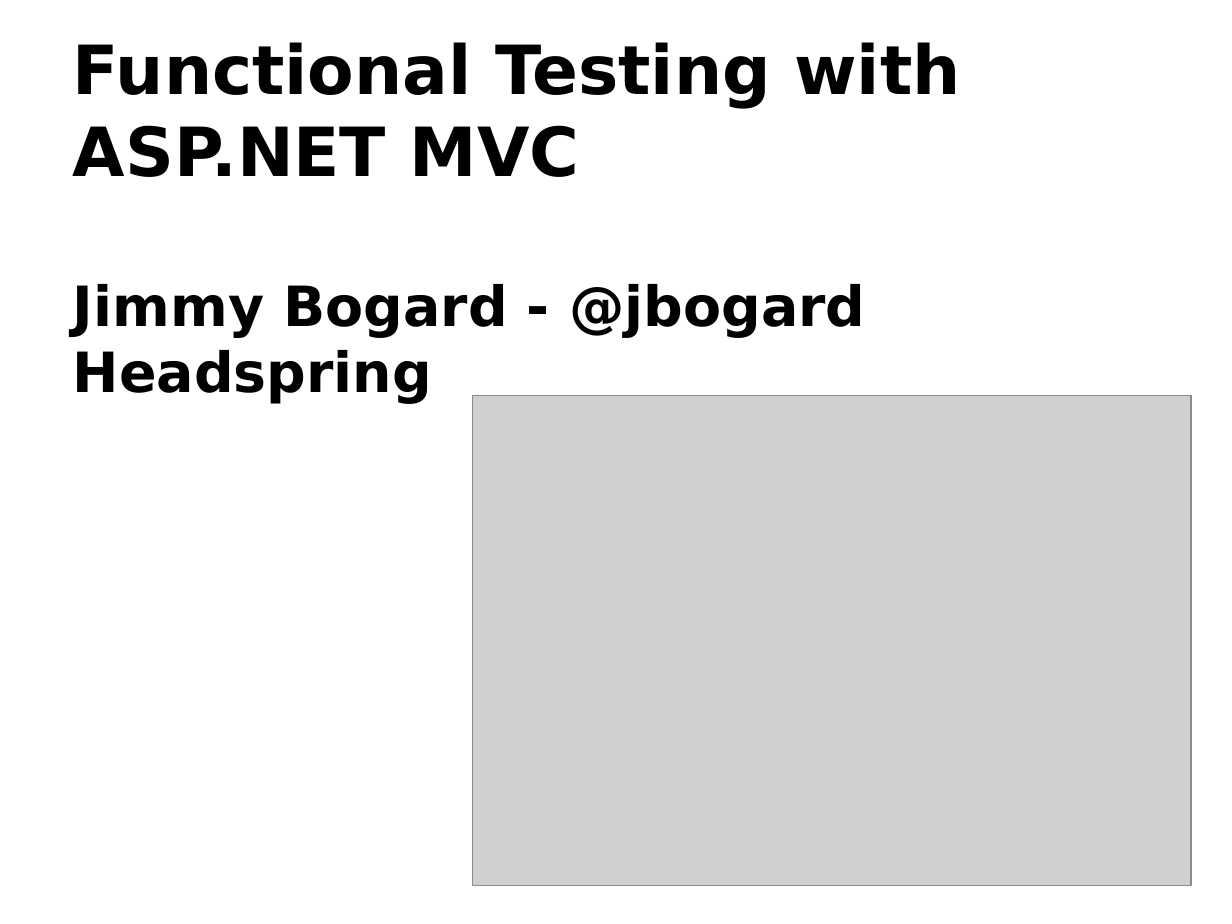
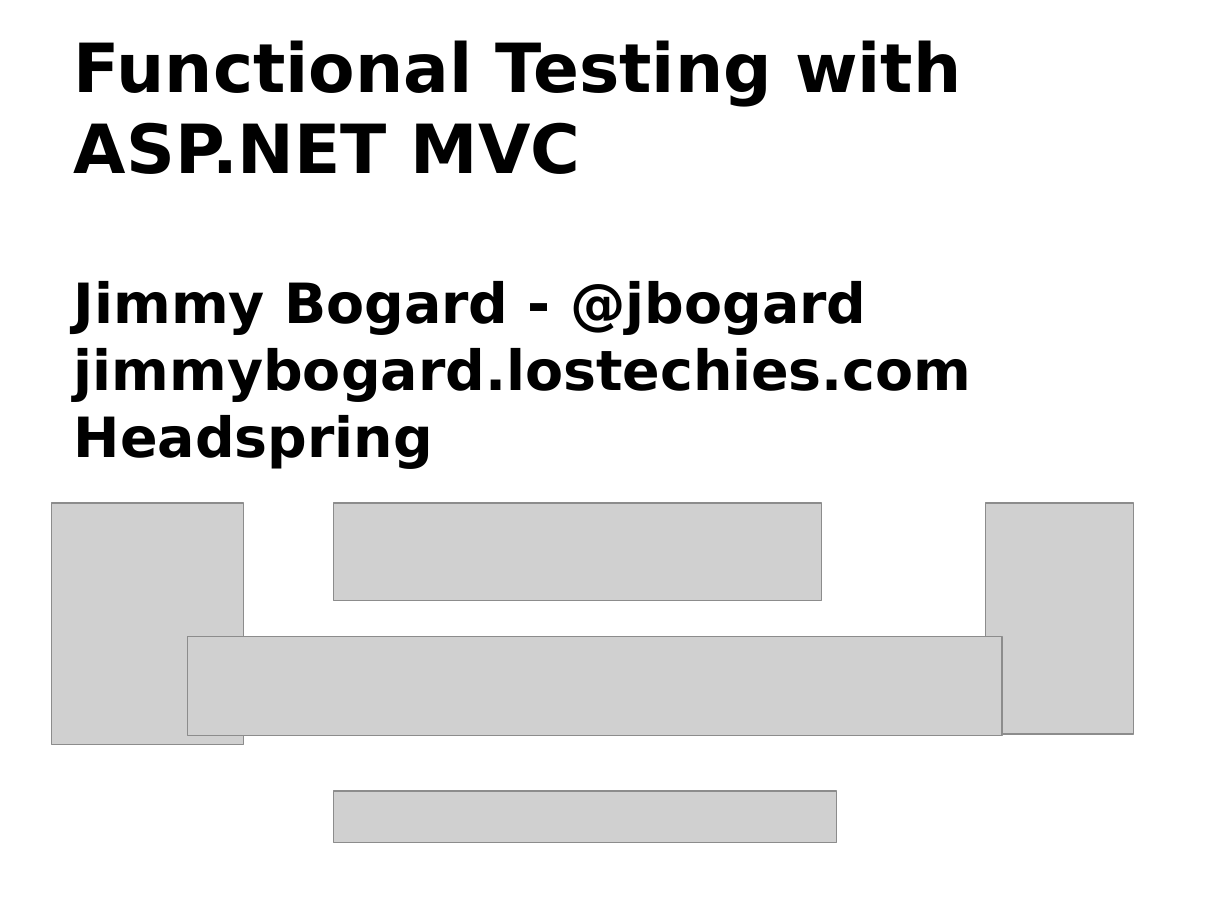
Before and after one commit to jbogard/presentations, a slide deck: slide 1 of FullSystemTesting/Full System Testing.pptx. Drawn at 1232x924 pixels with LibreOffice and Linux fonts; fonts in the diff are those of the drawing; grey boxes stand for pictures. Boxes give left, top, right and bottom in pixels: in the first picture for what was removed or moved away, otherwise in the second. Text is boxed around its words. In the diff, an @@ line names an element or a change of style, - is before the commit and + after.

```diff
--- a/FullSystemTesting/Full System Testing.pptx
+++ b/FullSystemTesting/Full System Testing.pptx
@@ title at [74,40,972,468]: text changed; size 39.6 to 32.4 pt @@
-Functional Testing with ASP.NET MVC
-Jimmy Bogard - @jbogard
-Headspring
+Functional Testing with ASP.NET MVC
+Jimmy Bogard - @jbogard
+jimmybogard.lostechies.com
+Headspring
@@ picture removed at [472,395,1190,886] @@
@@ picture added at [52,503,244,744] @@
@@ picture added at [334,503,822,600] @@
@@ picture added at [986,503,1133,734] @@
@@ picture added at [187,637,1002,736] @@
@@ picture added at [334,791,837,843] @@
```
Also in this commit, not shown: 3 slides added, 4 other files.
